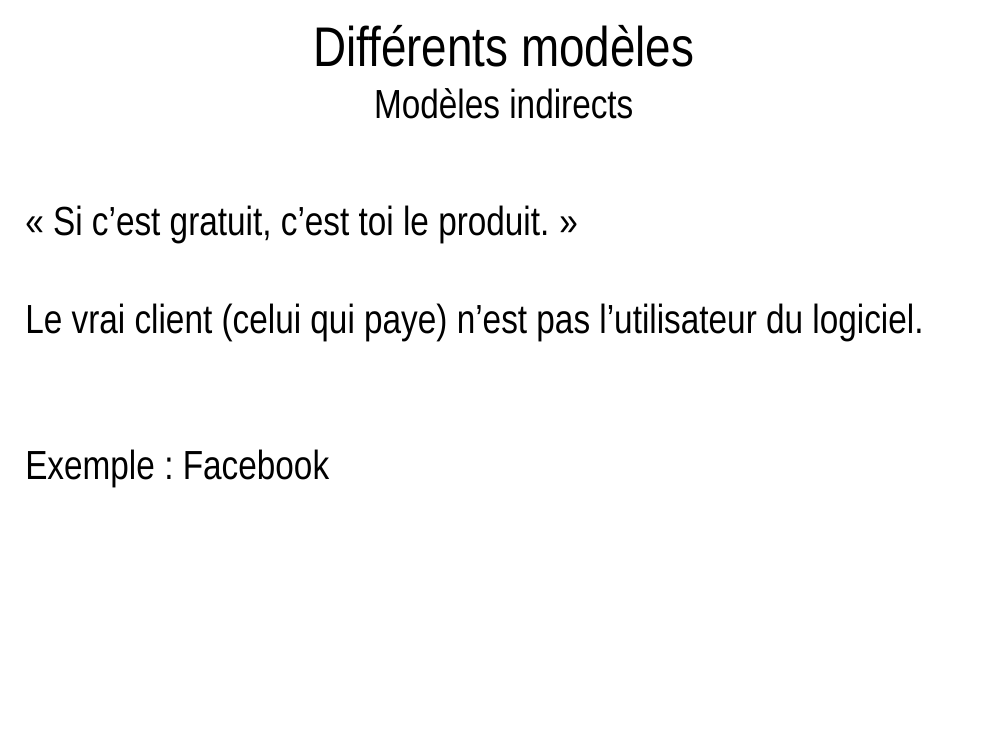
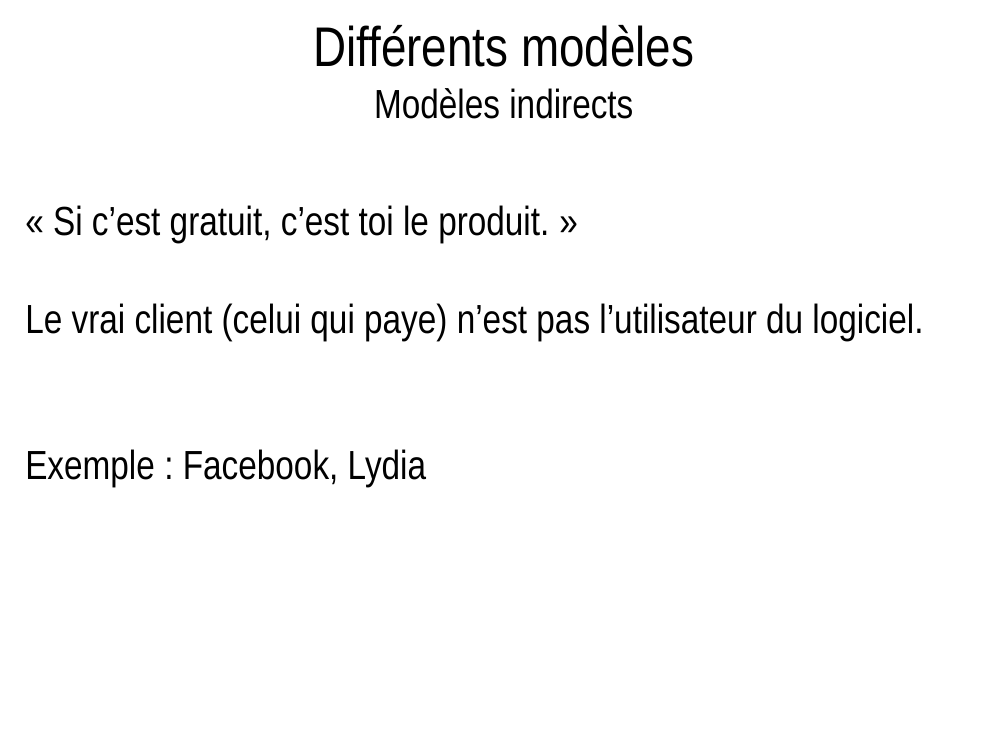
Before and after one commit to Preethi30S/intro-info, a slide deck: slide 16 of 2_modeles_economiques.odp. Drawn at 1008x756 pixels with LibreOffice and Linux fonts; fonts in the diff are those of the drawing. Boxes give left, top, right and bottom in pixels: in the first picture for what was removed or moved away, otherwise in the second. Text is boxed around its words. In the diff, an @@ line names an element or a change of style, - is before the commit and + after.

```diff
--- a/2_modeles_economiques.odp
+++ b/2_modeles_economiques.odp
@@ title at [25, 205, 923, 487]: text changed @@
-« Si c’est gratuit, c’est toi le produit. »
-Le vrai client (celui qui paye) n’est pas l’utilisateur du logiciel.
-Exemple : Facebook
+« Si c’est gratuit, c’est toi le produit. »
+Le vrai client (celui qui paye) n’est pas l’utilisateur du logiciel.
+Exemple : Facebook, Lydia
```
Also in this commit, not shown: 3 other slides changed, 1 slide added, 4 other files.
